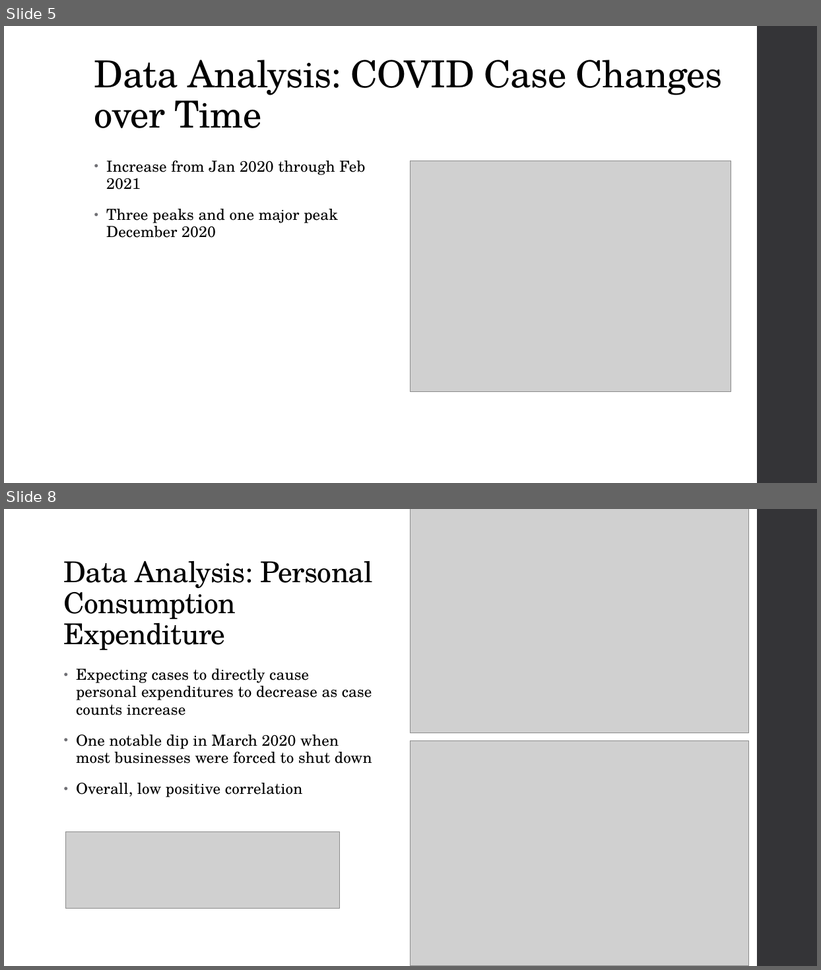
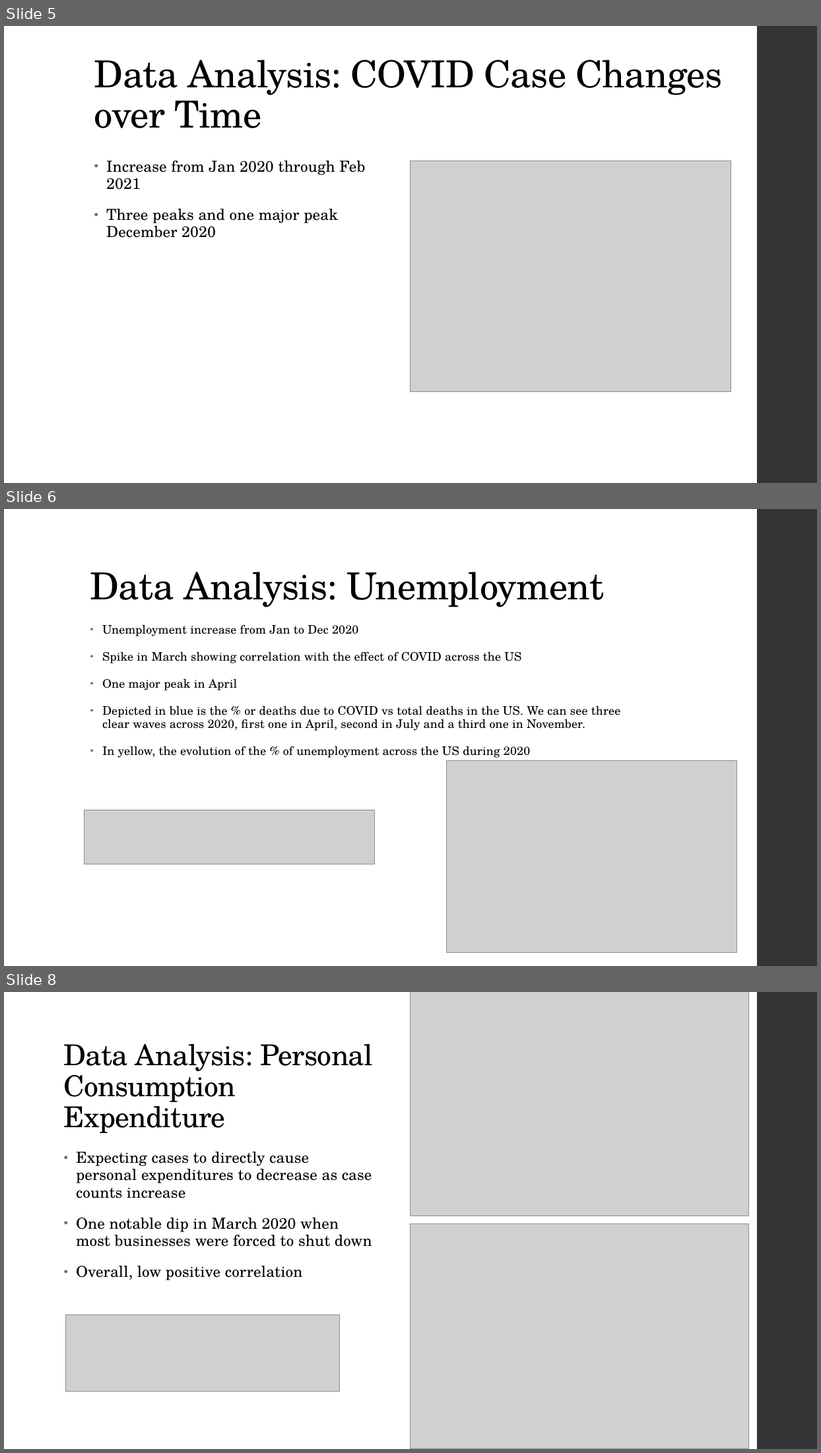
Before and after one commit to priscilla-wong/Project_1, a slide deck: Project_1_Slides.pptx. Shown one above the other, each under a label of ours: slides 5 and 8 before the commit, slides 5, 6 and 8 after it; the slides between them are not shown. The pictures are 821x970 and 821x1453 pixels, drawn with LibreOffice and Linux fonts; fonts in the diff are those of the drawing; grey boxes stand for pictures. Boxes give left, top, right and bottom in pixels: in the first picture for what was removed or moved away, otherwise in the second. Text is boxed around its words. In the diff, an @@ line names an element or a change of style, - is before the commit and + after.

```diff
--- a/Project_1_Slides.pptx
+++ b/Project_1_Slides.pptx
@@ slide 6 added at [4,509,817,966], background #FFFFFF; not listed: 1 template element that a slide beside it also shows @@
@@ text added at [90,572,605,607], 44 pt, text #000000 @@
+Data Analysis: Unemployment
@@ text added at [102,625,620,758], 14 pt, text #000000 @@
+• Unemployment increase from Jan to Dec 2020
+• Spike in March showing correlation with the effect of COVID across the US
+• One major peak in April
+• Depicted in blue is the % or deaths due to COVID vs total deaths in the US. We can see three clear waves across 2020, first one in April, second in July and a third one in November.
+• In yellow, the evolution of the % of unemployment across the US during 2020
@@ picture added at [447,761,737,954] @@
@@ picture added at [84,811,374,865] @@
```
Also in this commit, not shown: 5 slides changed, 1 other slide added, 1 slide removed.
